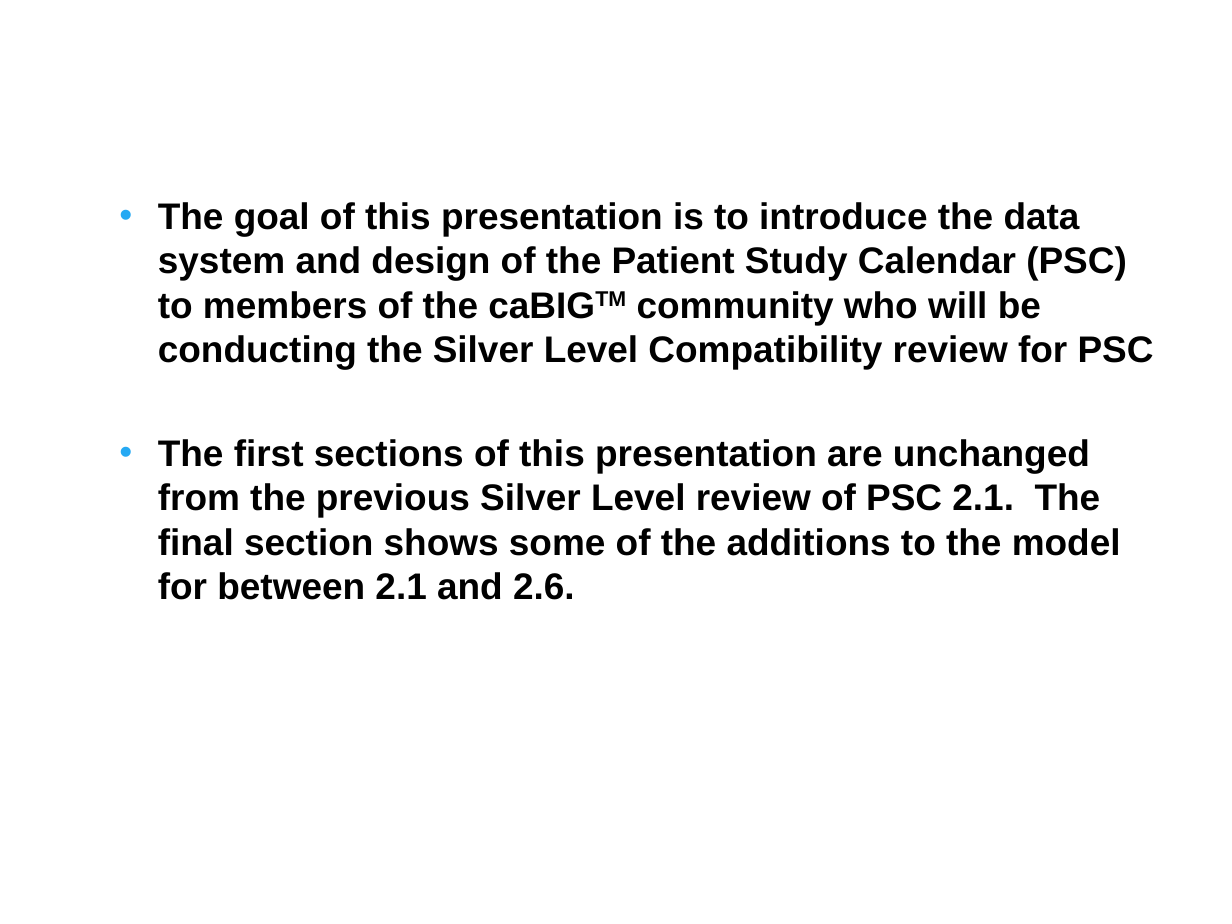
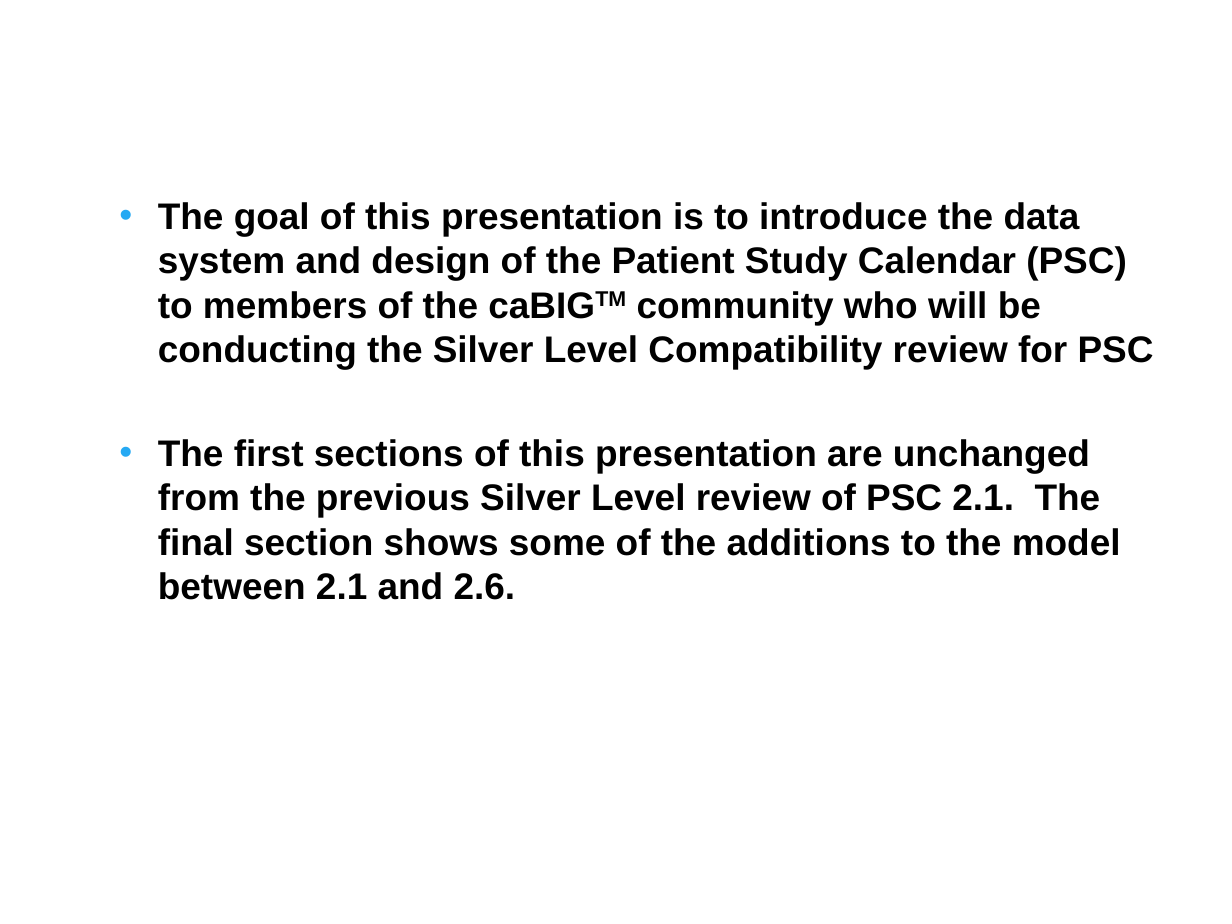
Before and after one commit to NCIP/psc-docs, a slide deck: slide 2 of deliverables/trunk/studycalendar/PhaseIV/Silver review/PSC-data-model-overview.ppt. Drawn at 1232x924 pixels with LibreOffice and Linux fonts; fonts in the diff are those of the drawing; background and template pictures are left out. Boxes give left, top, right and bottom in pixels: in the first picture for what was removed or moved away, otherwise in the second. Text is boxed around its words. In the diff, an @@ line names an element or a change of style, - is before the commit and + after.

```diff
--- a/deliverables/trunk/studycalendar/PhaseIV/Silver review/PSC-data-model-overview.ppt
+++ b/deliverables/trunk/studycalendar/PhaseIV/Silver review/PSC-data-model-overview.ppt
@@ text at (158, 439, 1121, 600): text changed @@
-  • The first sections of this presentation are unchanged from the previous Silver Level review of PSC 2.1. The final section shows some of the additions to the model for between 2.1 and 2.6.
+  • The first sections of this presentation are unchanged from the previous Silver Level review of PSC 2.1. The final section shows some of the additions to the model between 2.1 and 2.6.
```
